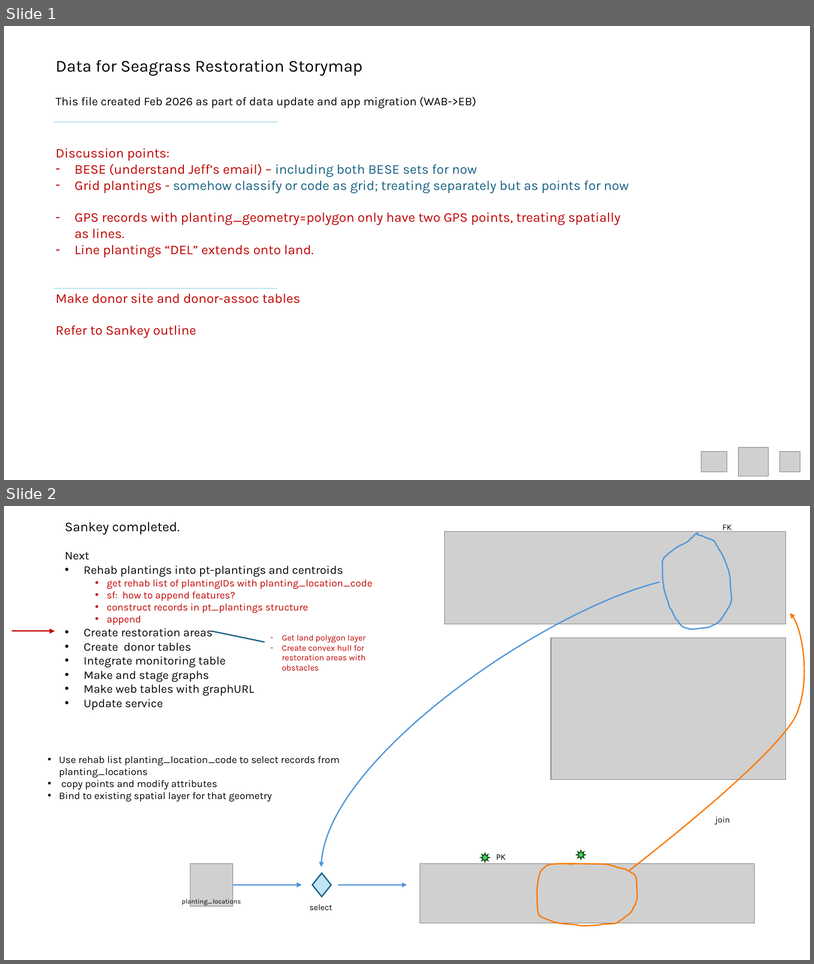
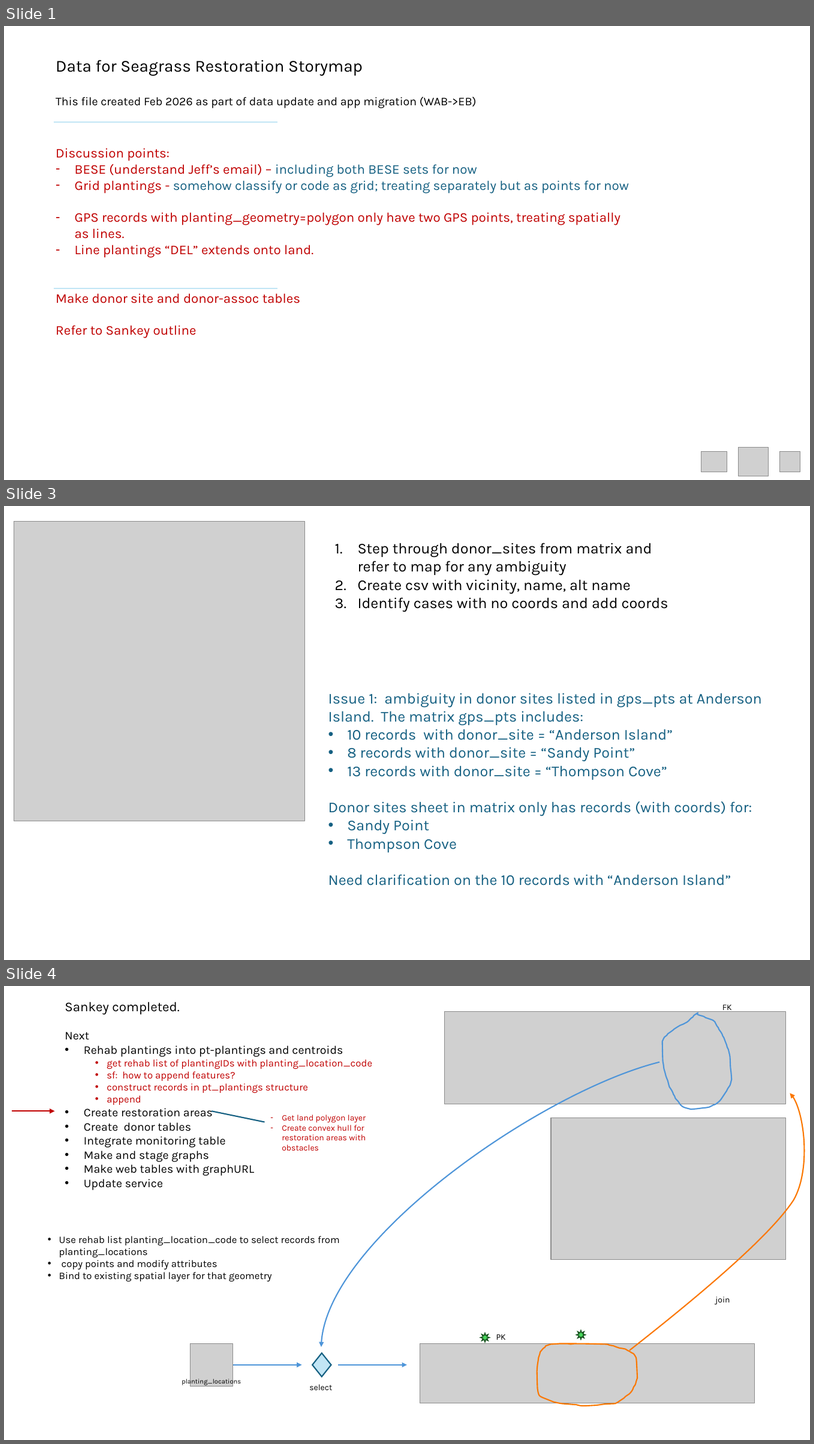
Before and after one commit to WA-Nearshore/seagrass-restoration-processing, a slide deck: docs/seagrass_restoration_storymap_notes.pptx. Shown one above the other, each under a label of ours: slides 1 and 2 before the commit, slides 1, 3 and 4 after it; the slides between them are not shown. The pictures are 814x964 and 814x1444 pixels, drawn with LibreOffice and Linux fonts; fonts in the diff are those of the drawing; grey boxes stand for pictures. Boxes give left, top, right and bottom in pixels: in the first picture for what was removed or moved away, otherwise in the second. Text is boxed around its words. In the diff, an @@ line names an element or a change of style, - is before the commit and + after.

Commit message:
Investigating donor sites across tables.

```diff
--- a/docs/seagrass_restoration_storymap_notes.pptx
+++ b/docs/seagrass_restoration_storymap_notes.pptx
@@ slide 3 added at (4, 506, 810, 960), background #FFFFFF @@
@@ picture added at (14, 522, 305, 820) @@
@@ text added at (358, 543, 669, 612), 18 pt, text #000000 @@
+1. Step through donor_sites from matrix and refer to map for any ambiguity
+2. Create csv with vicinity, name, alt name
+3. Identify cases with no coords and add coords
@@ text added at (329, 693, 762, 885), 18 pt, text #156082 @@
+Issue 1: ambiguity in donor sites listed in gps_pts at Anderson Island. The matrix gps_pts includes:
+• 10 records with donor_site = “Anderson Island”
+• 8 records with donor_site = “Sandy Point”
+• 13 records with donor_site = “Thompson Cove”
+Donor sites sheet in matrix only has records (with coords) for:
+• Sandy Point
+• Thompson Cove
+Need clarification on the 10 records with “Anderson Island”
@@ what was slide 2 is now slide 4 @@
```
Also in this commit, not shown: 1 other slide added, 8 other files.
